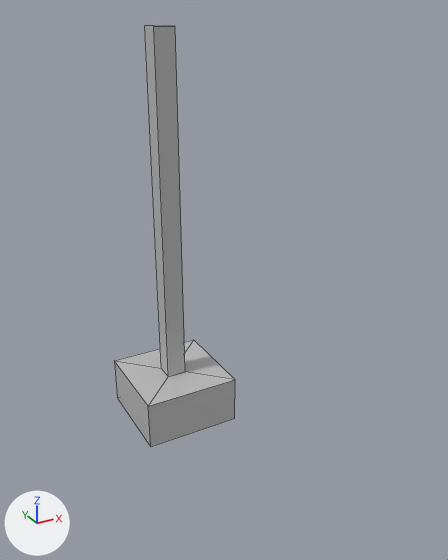
Before and after pictures for a commit that changed the FBX model Unity Files/Assets/PlunderSail/Meshes/Sail_001_Attachments_001_Single.fbx.
One viewpoint serves both versions: a 50 mm lens placed at (-4.67, -10.81, 10.3), pointed at (1.03, -0.46, 5.12). Every picture has the same lights, and +X, +Y and +Z are marked at lower left. Mesh edges are drawn as thin lines. Where no turn or scale is listed for an object, it has been applied to the vertices.

The older version as bpy lines, for what is in view:
```python
me_mesh = bpy.data.meshes.new('Mesh')
me_mesh.from_pydata(...)  # 16 vertices, 14 faces; spans x 0.0..2.0, y -2.0..0.0, z 0.0..8.0
me_mesh.materials.append(mat_lambert1)  # grey #bcbcbc
ob_block_sail = bpy.data.objects.new('Block_Sail', me_mesh)
ob_block_sail.location = (-1.0, 1.0, 2.0)
```
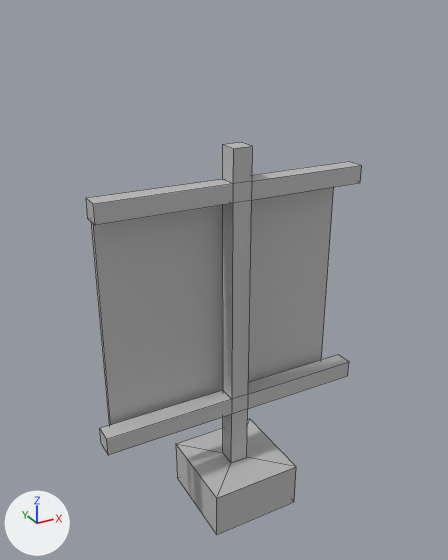
Boxes [x1, y1, x2, y2] around the edits, measured in the pictures (448 x 560 px):
'Block_Sail', reshaped, moved (127% wider, 7% shorter)
    before: [114, 25, 235, 447]
    after: [86, 142, 362, 534]
part 1 of me_mesh, added
    after: [91, 187, 334, 425]
part 2 of me_mesh, built on
    before: [145, 26, 185, 377]
    after: [86, 145, 362, 463]

What the commit changed:
Material 'phong1' (mat_phong1) is new.
Its base color is (0.5, 0.5, 0.5) (grey #bcbcbc).
Its roughness is 0.553.
me_mesh is used by ob_block_sail; location (-1.0, 1.0, 2.0).
me_mesh had 16 vertices, 14 faces and spanned x 0.0..2.0, y -2.0..0.0, z 0.0..8.0.
me_mesh now has 56 vertices, 52 faces and spans x -1.96..3.96, y -2.0..0.0, z 0.0..8.0.
me_mesh part 1: a new loose piece, a box spanning x -1.69..3.59, y -0.64..-0.5, z 2.42..7.17, in mat_phong1 (grey #bcbcbc).
Part 2, on me_mesh:
4 faces are deleted.
32 vertices are added at x -1.96..3.96, y -1.2..-0.8, z 2.31..7.36.
36 new faces join them, mat_lambert1 (grey #bcbcbc).
me_mesh now uses material mat_phong1 (grey #bcbcbc).
Object 'Block_Sail' (ob_block_sail) moves from (-1.0, 1.0, 2.0) to (0.0, 0.0, 0.0).
